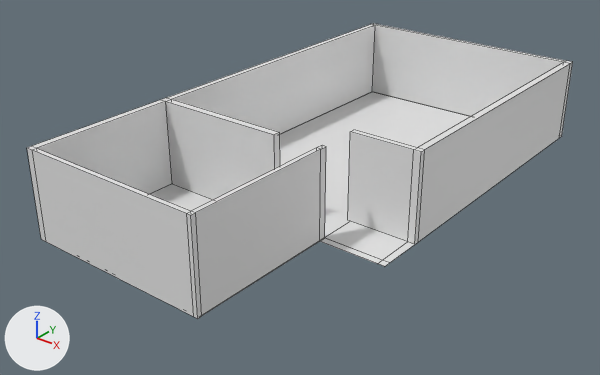
The Blender file Main.blend, before and after one commit.
The view is the same before and after, from a 50 mm lens placed at (15.3, -23.61, 12.35), pointed at (-0.51, -3.85, 0.09). The axes (+X, +Y, +Z) are drawn at lower left. The lights are the same throughout. Mesh edges are drawn as thin lines. The same objects are shown in both versions, whatever each file hides.
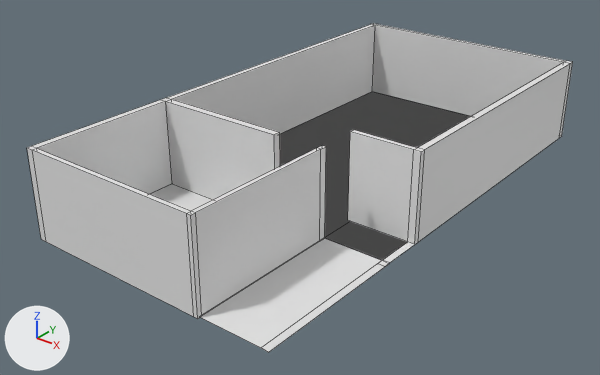
Location of each change, [x1, y1, x2, y2] in pixels of the pictures (600 x 375 px):
'Plane.009', reshaped
    before: [150, 92, 471, 260]
    after: [150, 92, 471, 352]
part 2 of me_plane_018, deleted
    before: [320, 238, 382, 264]

Edits to the bpy script that builds the scene:
```text
Change me_plane_017:
    used by ob_plane_009; location = (0.0, 0.0, 0.0); scale = (4.23, 5.97, 1.0)
    remove me_plane_017.from_pydata(...)  # 8 vertices, 3 faces; spans x -1.0..1.0, y -1.89..1.0, z 0.0
    add me_plane_017.from_pydata(...)  # 17 vertices, 13 faces; spans x -1.0..1.05, y -1.89..1.0, z -0.04..0.0
    me_plane_017 part 1
    3 faces are deleted
    9 vertices are added at x -1.0..1.05, y -1.89..1.0, z -0.04..0.0
    13 new faces join them
Change me_plane_018:
    where me_plane_018.from_pydata(...)  # 68 vertices, 68 faces; spans x -1.0..1.0, y -1.83..1.0, z 0.0..3.0
    used by ob_plane_010; location = (0.0, 0.0, 0.0); scale = (4.48, 6.22, 1.0)
    verts and faces of me_plane_018; kept vertices keep their numbers, new ones are numbered from 68
    before: 4 (0.94, -1.0, 0.0) at pixel (377, 263), 14 (0.94, -0.96, 0.0) at pixel (382, 260), 28 (0.48, -1.0, 0.0) at pixel (319, 241), 29 (0.48, -0.96, 0.0) at pixel (324, 238)
    me_plane_018 part 2
    add delete_faces([(4, 28, 29, 14)])
```
